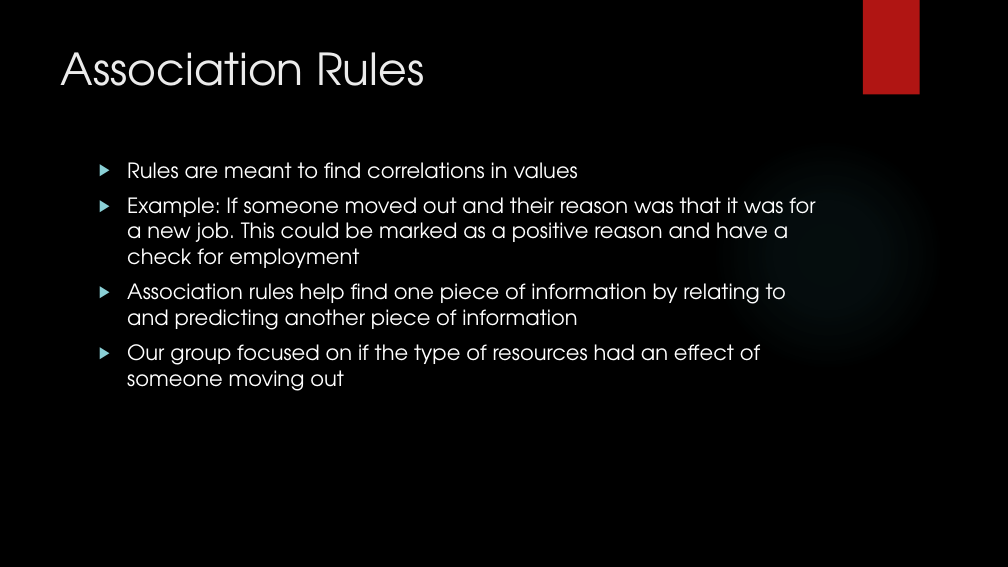
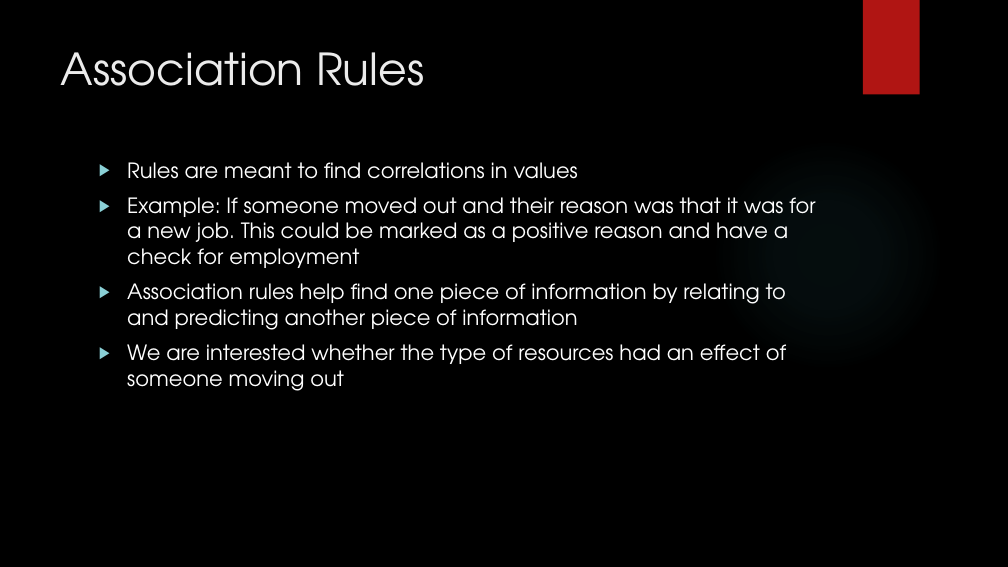
Before and after one commit to mikiwieczorek/Decision-Tree-Classification-Model, a slide deck: slide 3 of Aeon/Aeon_Project.pptx. Drawn at 1008x567 pixels with LibreOffice and Linux fonts; fonts in the diff are those of the drawing; background and template pictures are left out. Boxes give left, top, right and bottom in pixels: in the first picture for what was removed or moved away, otherwise in the second. Text is boxed around its words. In the diff, an @@ line names an element or a change of style, - is before the commit and + after.

```diff
--- a/Aeon/Aeon_Project.pptx
+++ b/Aeon/Aeon_Project.pptx
@@ text at bbox=[127, 344, 786, 391]: text changed @@
-▶ Our group focused on if the type of resources had an effect of someone moving out
+▶ We are interested whether the type of resources had an effect of someone moving out
```
Also in this commit, not shown: 4 other slides changed.
